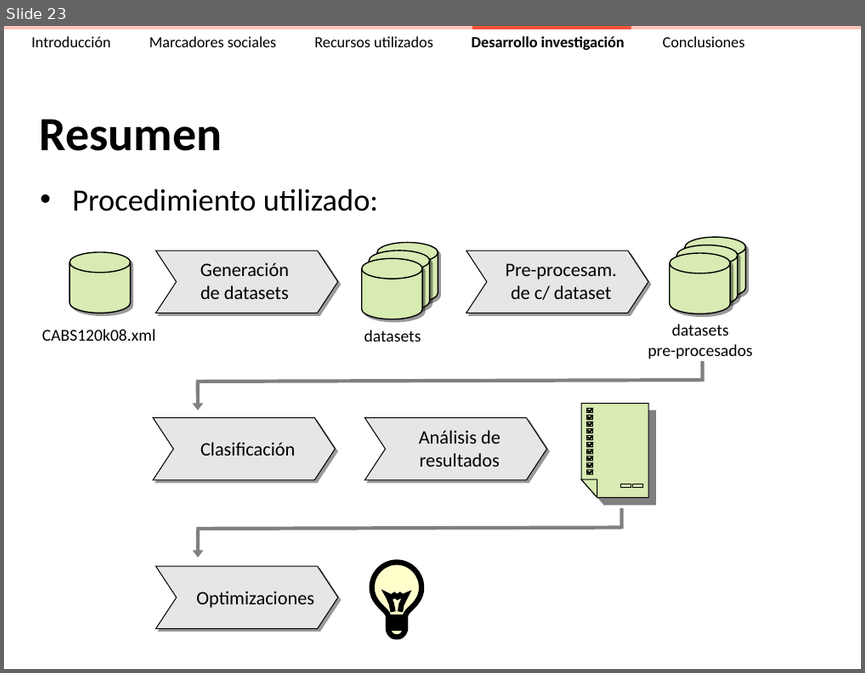
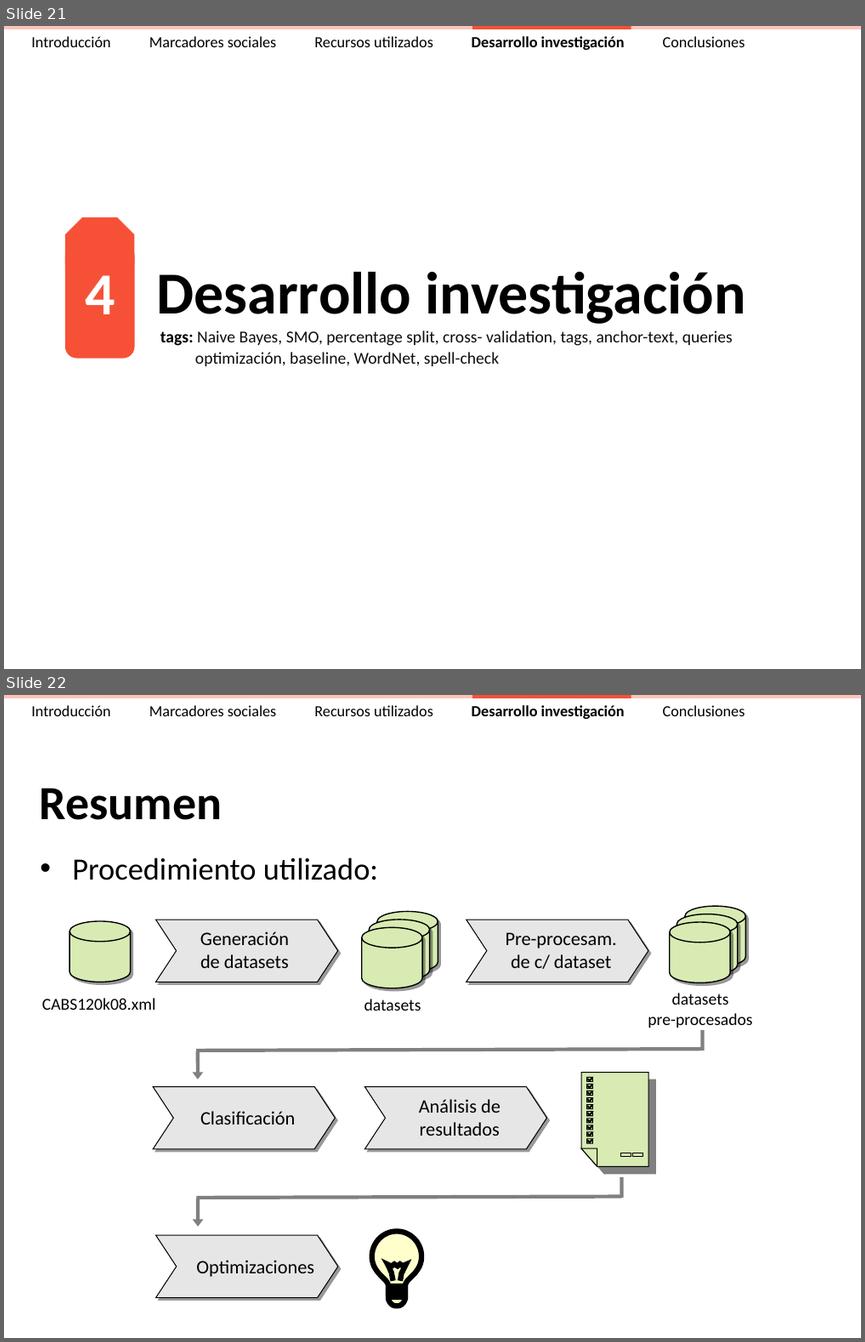
Before and after one commit to ak907kenai/nicotournetesis, a slide deck: docs_trunk/Presentación/Nicolás Tourné - Presentación Tesis (v2.4).ppt. Shown one above the other, each under a label of ours: slide 23 before the commit, slides 21 and 22 after it. The pictures are 865x673 and 865x1342 pixels, drawn with LibreOffice and Linux fonts; fonts in the diff are those of the drawing. Boxes give left, top, right and bottom in pixels: in the first picture for what was removed or moved away, otherwise in the second. Text is boxed around its words. In the diff, an @@ line names an element or a change of style, - is before the commit and + after.

```diff
--- a/docs_trunk/Presentación/Nicolás Tourné - Presentación Tesis (v2.4).ppt
+++ b/docs_trunk/Presentación/Nicolás Tourné - Presentación Tesis (v2.4).ppt
@@ slide 21 added at box(4, 26, 861, 669), background #FFFFFF @@
@@ rectangle added at box(4, 26, 861, 29), fill #FCC3BA @@
@@ text added at box(31, 36, 745, 50), 13 pt, text #000000 @@
+Introducción Marcadores sociales Recursos utilizados Desarrollo investigación Conclusiones
@@ rectangle added at box(472, 26, 631, 29), fill #F65136 @@
@@ freeform shape added at box(65, 217, 134, 264), fill #F65136 @@
@@ freeform shape added at box(65, 244, 134, 358), fill #F65136 @@
@@ text added at box(85, 275, 114, 314), 50 pt, text #FFFFFF, bold @@
+4
@@ text added at box(156, 271, 746, 324), 50 pt, text #000000, bold @@
+Desarrollo investigación
@@ text added at box(160, 330, 732, 346), 14 pt, text #0D0D0D @@
+tags: Naive Bayes, SMO, percentage split, cross- validation, tags, anchor-text, queries
@@ text added at box(195, 352, 499, 366), 14 pt, text #0D0D0D @@
+optimización, baseline, WordNet, spell-check
@@ what was slide 23 is now slide 22 @@
```
Also in this commit, not shown: 18 slides changed, 1 other slide added, 9 slides removed, 1 other file.
